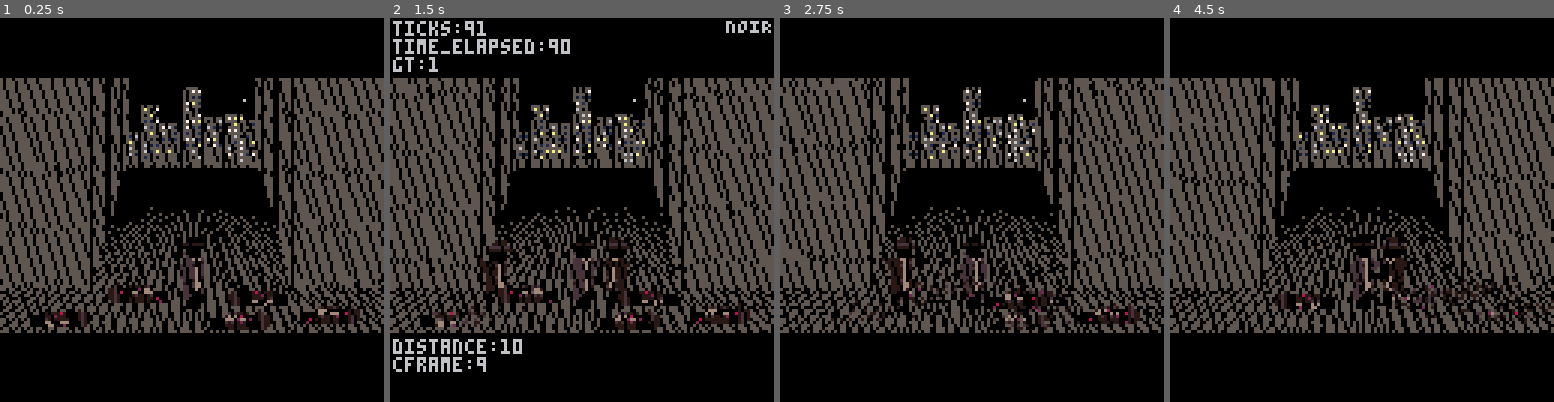
Above: before the commit, frames 1-4 (left to right).
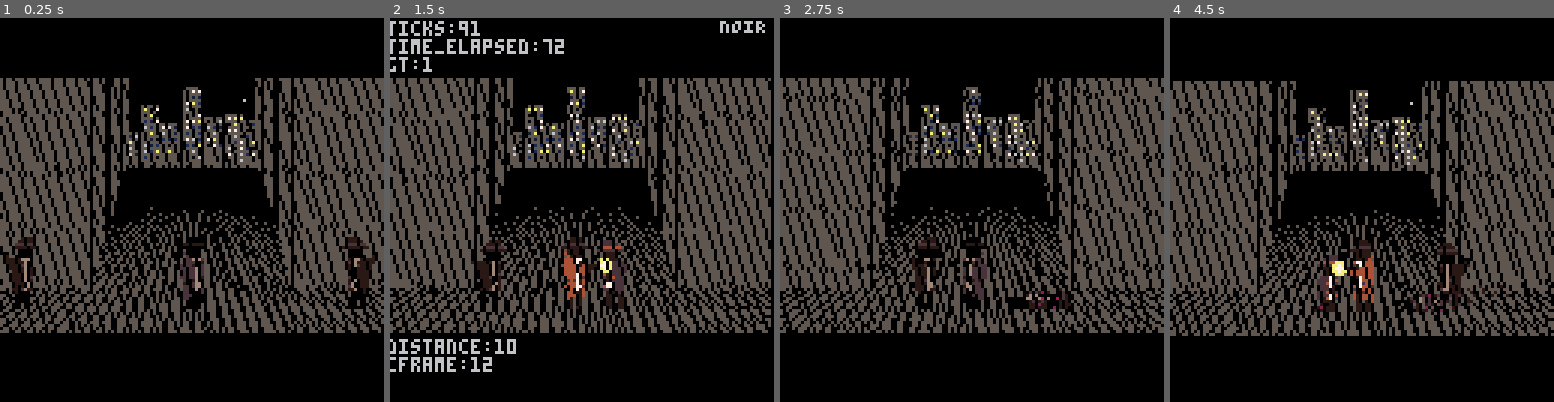
Above: after the commit, the same moments.

Repository: SneerfulArk/noir
Game: PICO-8 cartridge noir.p8
Two runs of this game, one before a commit and one after it. Both use one fixed random seed, a clock stepped at 60 frames per second and the inputs below.
Inputs:
- Up to frame 1 (0.25 s): no input
- Up to frame 2 (1.5 s): tap X (X key) at 0.33, 1.07 s; tap O (Z key) at 0.7 s
- Up to frame 3 (2.75 s): tap O (Z key) at 1.7, 2.1, 2.5 s; tap X (X key) at 1.85 s
- Up to frame 4 (4.5 s): tap O (Z key) every 0.4 s from 2.9 to 4.1 s; tap X (X key) at 2.97, 4.08 s

The runs differ from the first frame. In frame 1, 3.4% of the frame differs, in the area x 0-98%, y 57-82%; in frame 2, 32%, in the area x 0-100%, y 0-93%; in frame 3, 22%; in frame 4, 30%.

Commit message:
v0.34.0
Added
- Takedowns: The fourth and final takedown `gunned_down` has been fully implemented.
- Combat: Takedowns are now less repetitive. New `second_last_takedown` variable ensures that any specific takedown cannot repeat until two others have already occurred.

Diff:
--- a/noir.p8
+++ b/noir.p8
@@ -37,7 +37,7 @@
     punch = {8,8,10,10,10,10,10}
 
     function _init()
-        game = "menu"
+        game = "play"
         debug = false
         --sfx(3)
         init_clock()
@@ -87,13 +87,17 @@
             if plr.state == "combat" then
                 print("cframe:"..flr(cframe), 1, 133, 6)
             end
-        end
-
-        --[[line(63,0,63,127,12) --vertical debug line
-        line(64,0,64,127)
-
-        line(0,63,127,63) --horizontal debug line
-        line(0,64,127,64)--]]
+
+            --[[if last_takedown != nil and second_last_takedown != nil then
+                print("last_tk:"..last_takedown, 1, 127, 6)
+                print("2nd_last_tk:"..second_last_takedown, 1, 133, 6)
+            end]]
+
+            --[[line(63,0,63,127,12) --vertical debug line
+            line(64,0,64,127)
+            line(0,63,127,63) --horizontal debug line
+            line(0,64,127,64)--]]
+        end
     end
 
 
@@ -345,6 +349,7 @@
         punch_dist=24
         counter=false
         cframe=0
+        second_last_takedown=nil
         last_takedown=nil
         current_takedown=nil
 
@@ -352,6 +357,7 @@
             "parry_leg",
             "double_chest",
             "pistol_whip",
+            "gunned_down",
         }
 
         takedowns={
@@ -472,7 +478,7 @@
                 spr_w=20,
                 spr_h=7,
                 spr_offset=10,
-                length=54,
+                length=53,
                 key_frames={
                     [01] = {
                         spr=144,
@@ -515,7 +521,62 @@
                         rstop=6,
                     },
                 }
-            }
+            },
+            gunned_down={
+                spr_x=76,
+                spr_y=121,
+                spr_w=20,
+                spr_h=7,
+                spr_offset=13,
+                length=62,
+                key_frames={
+                    [01] = {
+                        spr=152,
+                        sprw=3,
+                    },
+                    [10] = {
+                        spr=192,
+                        sprw=3,
+                        shake=10,
+                        muzzle=3,
+                        muz_offsetx=9,
+                        muz_offsety=9,
+                        sfx=1,
+                        flash=3,
+                        rstop=6,
+                    },
+                    [22] = {
+                        spr=195,
+                        sprw=4,
+                        shake=10,
+                        muzzle=3,
+                        muz_offsetx=9,
+                        muz_offsety=9,
+                        sfx=2,
+                        flash=3,
+                        rstop=6,
+                    },
+                    [52] = {
+                        spr=199,
+                        sprw=4,
+                        shake=12,
+                        muzzle=3,
+                        muz_offsetx=9,
+                        muz_offsety=10,
+                        sfx=1,
+                        flash=3,
+                        rstop=6,
+                    },
+                    [58] = {
+                        spr=203,
+                        sprw=4,
+                    },
+                    [62] = {
+                        spr=155,
+                        sprw=5,
+                    },
+                }
+            },
         }
     end
 
@@ -545,12 +606,13 @@
                 local rnd_index
                 if #takedown_pool > 1 then
                     repeat rnd_index = takedown_pool[flr(rnd(#takedown_pool))+1]
-                    until rnd_index != last_takedown
+                    until rnd_index != last_takedown and rnd_index != second_last_takedown
                 else
                     rnd_index = takedown_pool[flr(rnd(#takedown_pool))+1]
                 end
 
                 current_takedown = rnd_index
+                second_last_takedown = last_takedown
                 last_takedown = current_takedown
 
                 plr.state = "combat"
Not shown, changed: 55 lines of the sprite sheet (__gfx__) section of noir.p8
